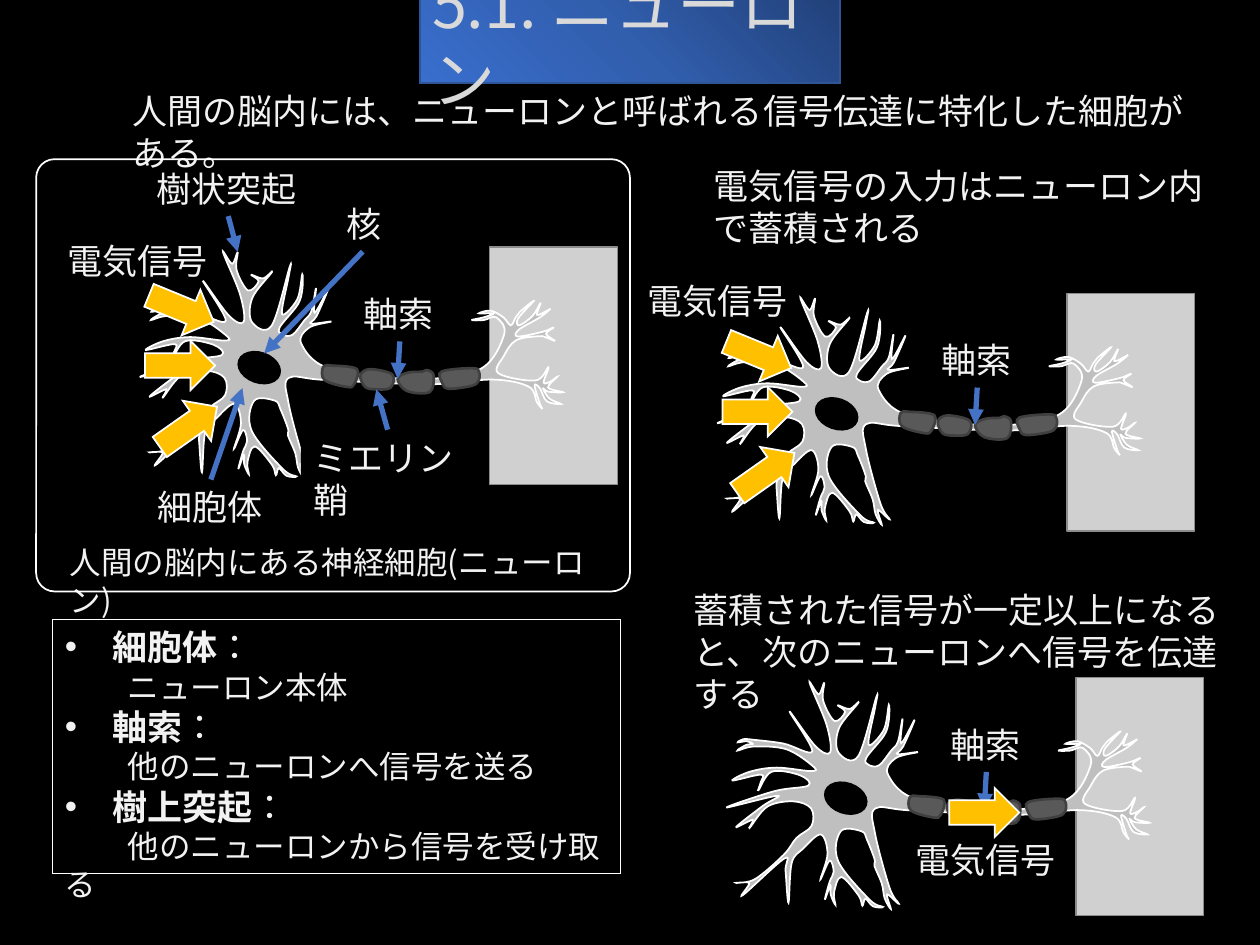
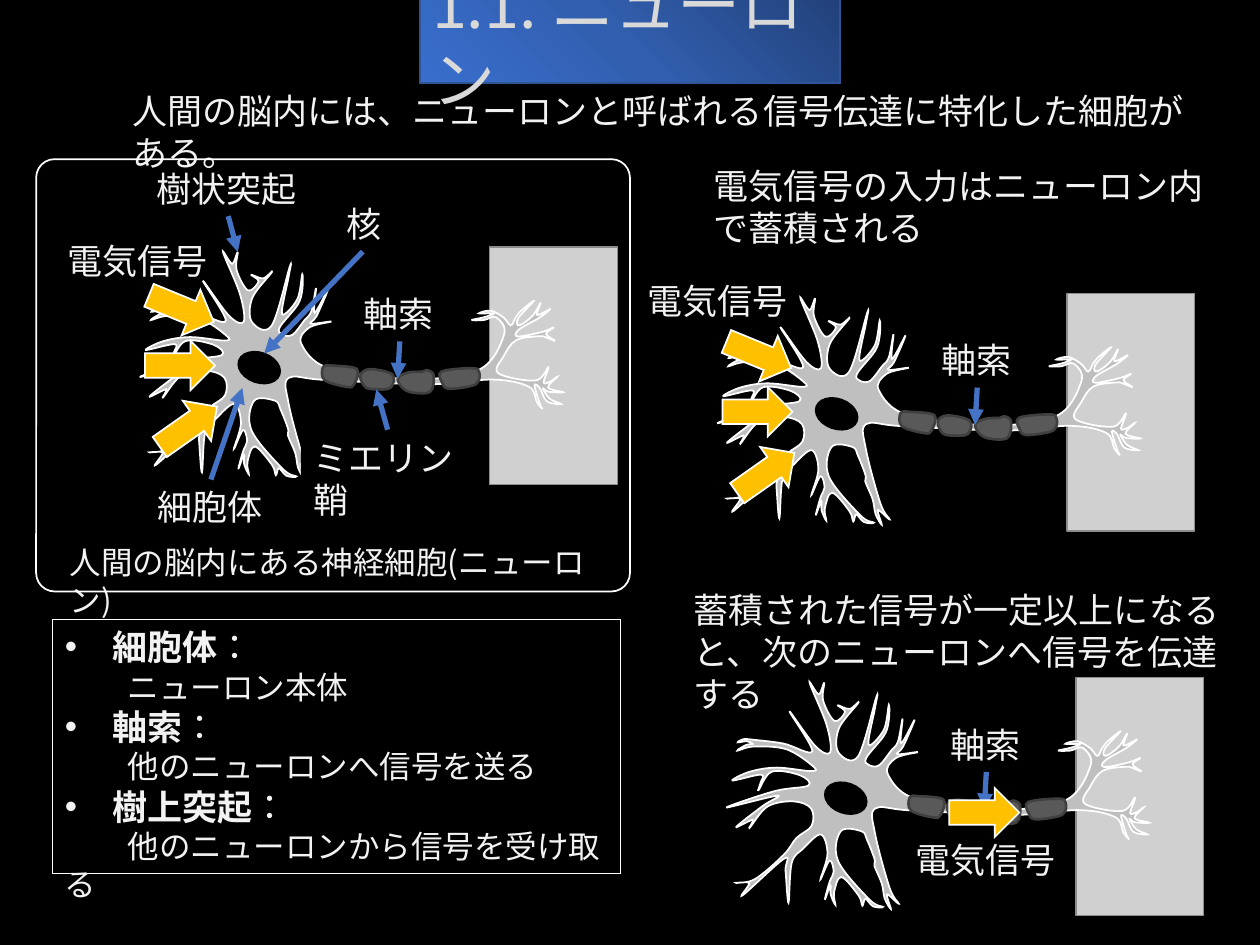
Before and after one commit to rurusasu/Diary, a slide deck: slide 2 of パーセプトロンについて.pptx. Drawn at 1260x945 pixels with LibreOffice and Linux fonts; fonts in the diff are those of the drawing; grey boxes stand for pictures. Boxes give left, top, right and bottom in pixels: in the first picture for what was removed or moved away, otherwise in the second. Text is boxed around its words. In the diff, an @@ line names an element or a change of style, - is before the commit and + after.

```diff
--- a/パーセプトロンについて.pptx
+++ b/パーセプトロンについて.pptx
@@ text in rectangle at (432,0,803,119): text changed @@
-5.1. ニューロン
+1.1. ニューロン
```
Also in this commit, not shown: 5 other slides changed, 5 slides added, 37 other files.
